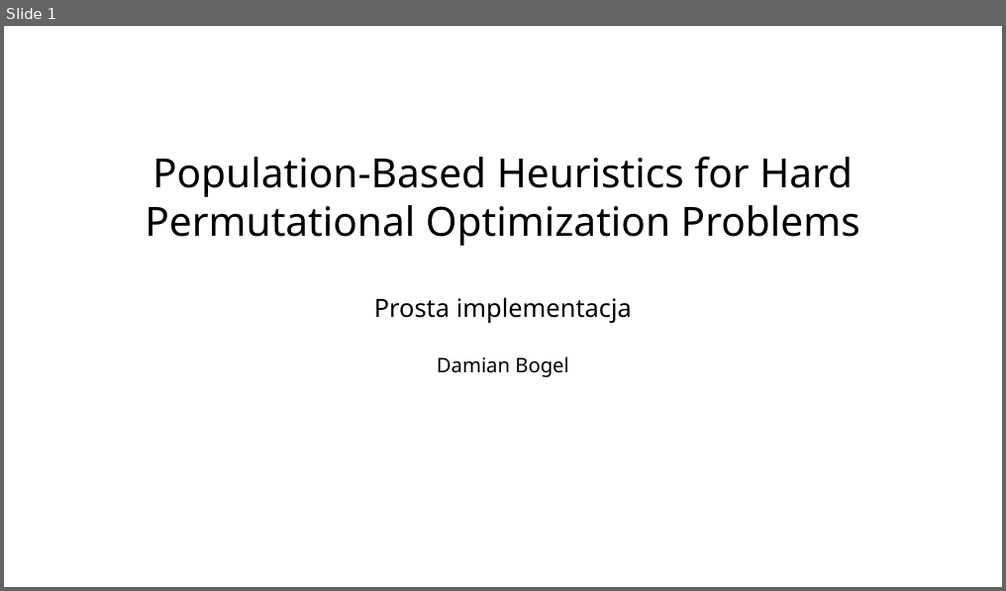
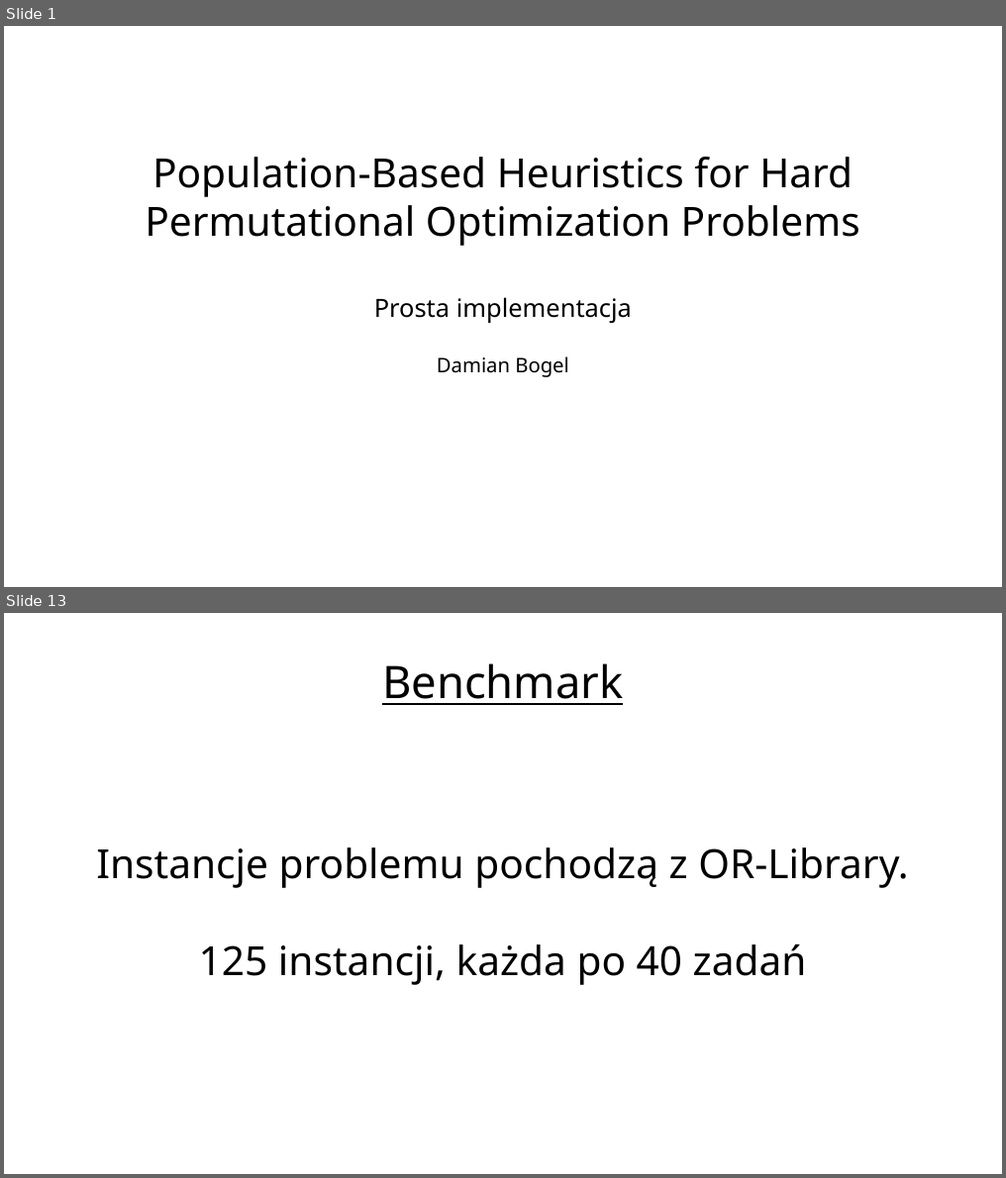
Before and after one commit to kele/metaheur_population_based, a slide deck: pres.odp. Shown one above the other, each under a label of ours: slide 1 before the commit, slides 1 and 13 after it; the slides between them are not shown. The pictures are 1006x591 and 1006x1178 pixels, drawn with LibreOffice and Linux fonts; fonts in the diff are those of the drawing; background and template pictures are left out. Boxes give left, top, right and bottom in pixels: in the first picture for what was removed or moved away, otherwise in the second. Text is boxed around its words. In the diff, an @@ line names an element or a change of style, - is before the commit and + after.

```diff
--- a/pres.odp
+++ b/pres.odp
@@ slide 13 added at (4, 613, 1002, 1174), background picture (left out) @@
@@ title added at (382, 663, 623, 705), 35.7 pt, text #000000, underline @@
+Benchmark
@@ subtitle added at (96, 848, 908, 985), 32 pt, text #000000 @@
+Instancje problemu pochodzą z OR-Library.
+125 instancji, każda po 40 zadań
```
Also in this commit, not shown: 9 slides changed, 10 other slides added, 2 other files.
